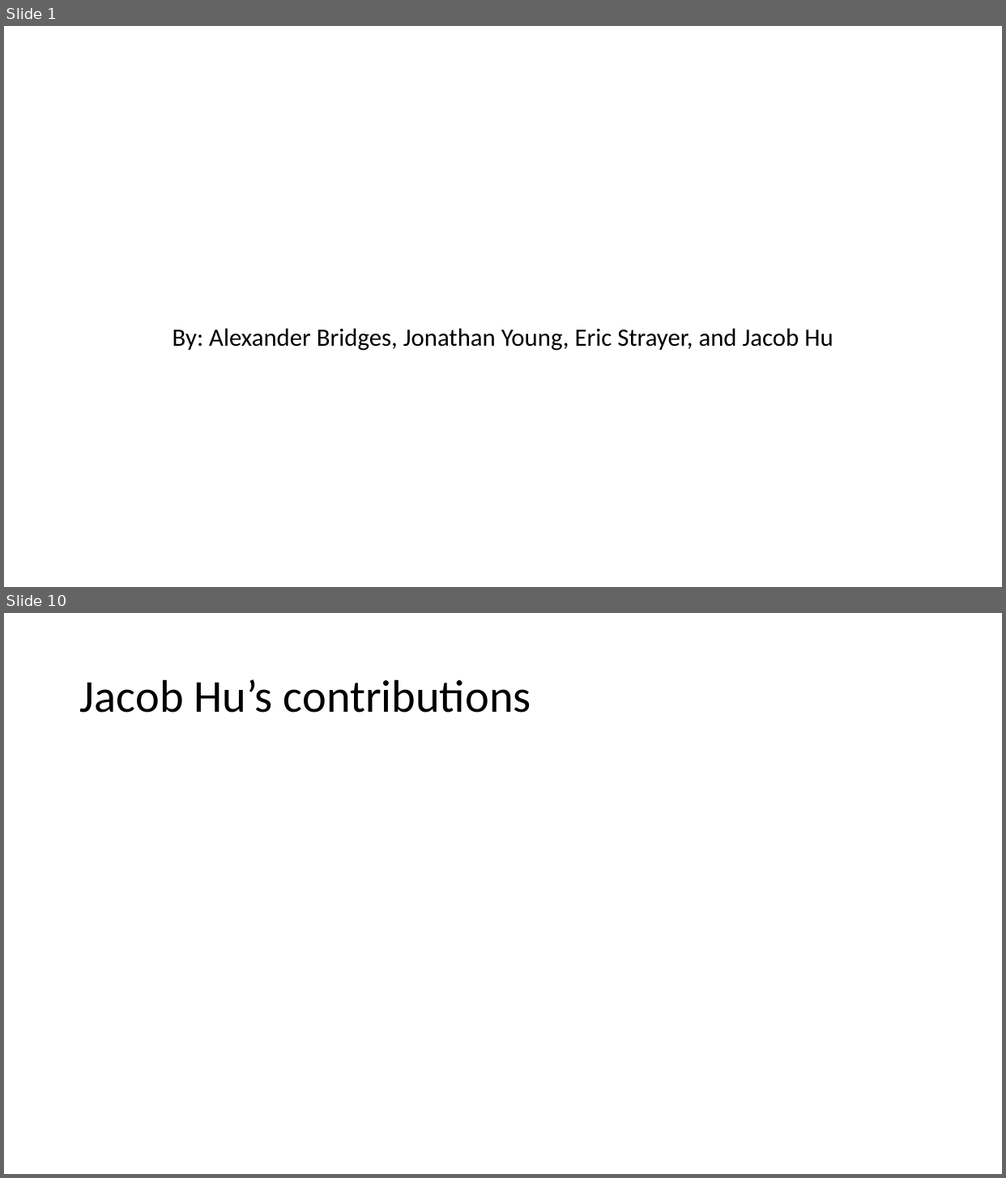
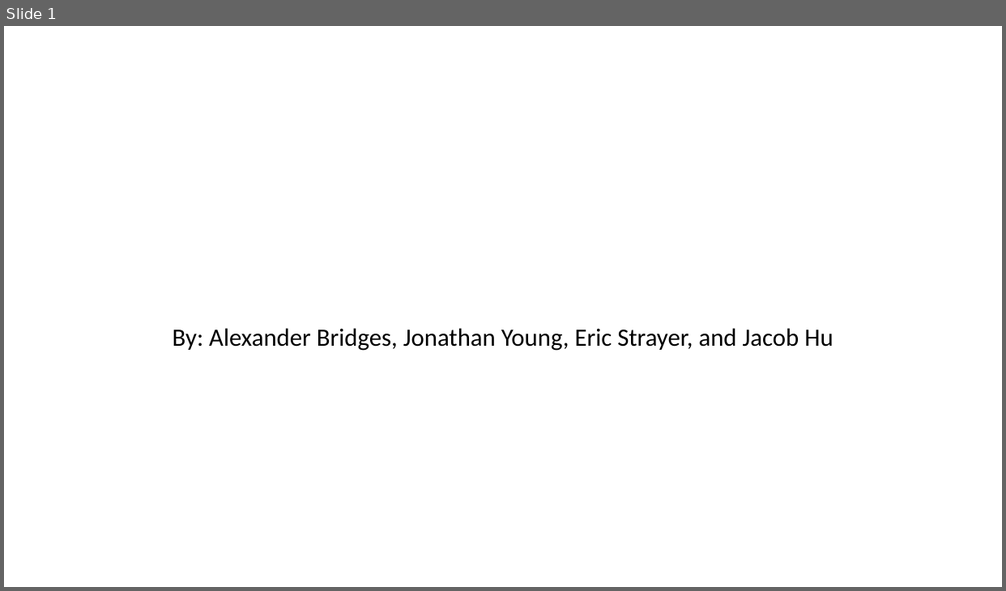
Before and after one commit to acb5649/BAConnect, a slide deck: Course Project Presentation 1.pptx. Shown one above the other, each under a label of ours: slides 1 and 10 before the commit, slide 1 after it; the slides between them are not shown. The pictures are 1006x1178 and 1006x591 pixels, drawn with LibreOffice and Linux fonts; fonts in the diff are those of the drawing. Boxes give left, top, right and bottom in pixels: in the first picture for what was removed or moved away, otherwise in the second. Text is boxed around its words. In the diff, an @@ line names an element or a change of style, - is before the commit and + after.

```diff
--- a/Course Project Presentation 1.pptx
+++ b/Course Project Presentation 1.pptx
@@ slide 10 removed at (4, 613, 1002, 1174), background #FFFFFF @@
@@ title removed at (80, 679, 531, 713) @@
-Jacob Hu’s contributions
```
Also in this commit, not shown: 4 slides changed, 4 other slides removed.
